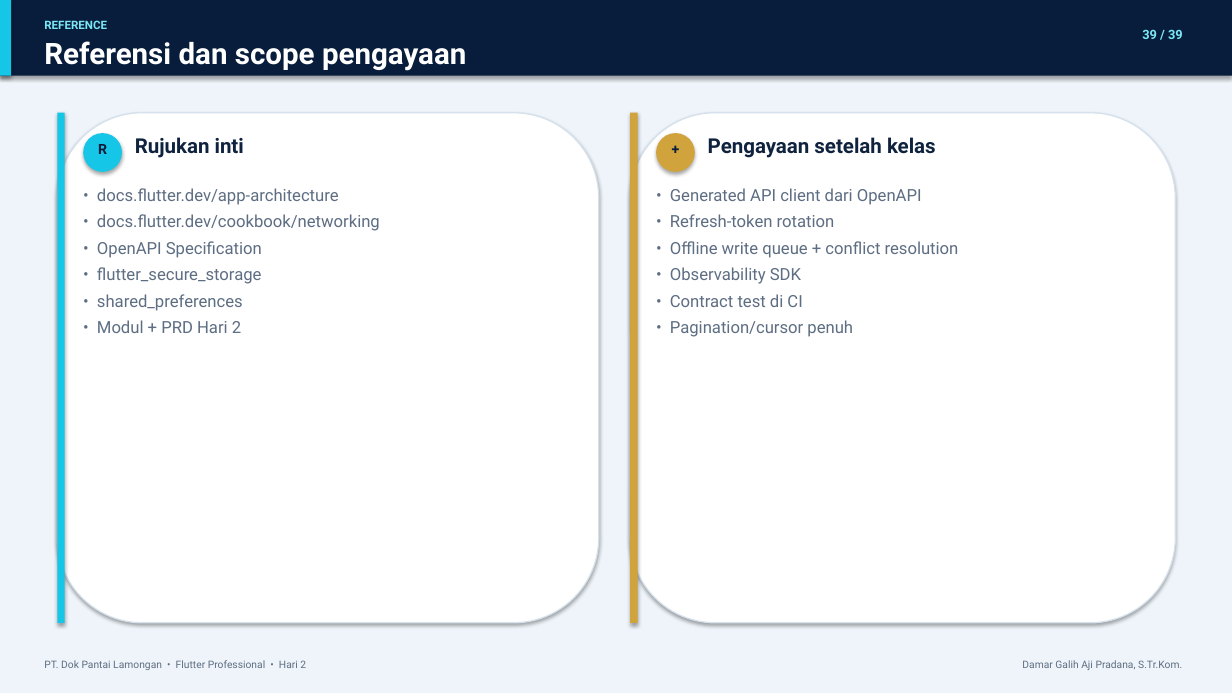
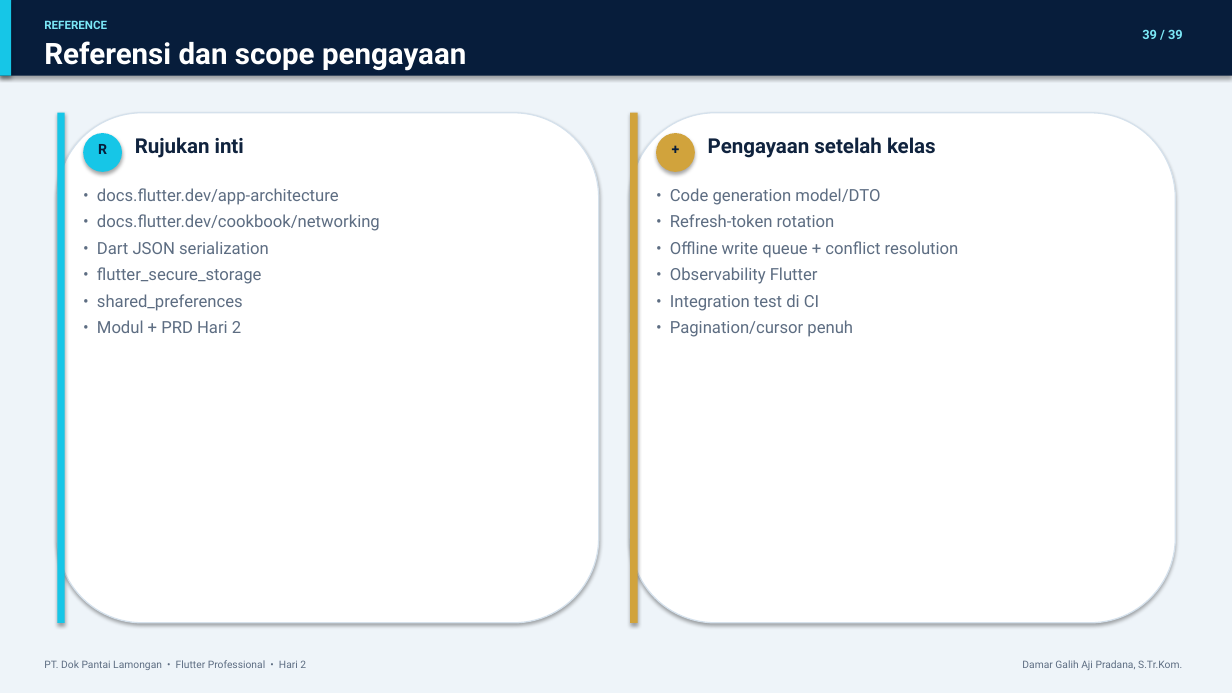
Before and after one commit to D4marp/Inspection-APi, a slide deck: slide 39 of Hari_2_Flutter_Professional.pptx. Drawn at 1232x693 pixels with LibreOffice and Linux fonts; fonts in the diff are those of the drawing. Boxes give left, top, right and bottom in pixels: in the first picture for what was removed or moved away, otherwise in the second. Text is boxed around its words. In the diff, an @@ line names an element or a change of style, - is before the commit and + after.

Commit message:
Refocus day 2 and 3 materials on Flutter

```diff
--- a/Hari_2_Flutter_Professional.pptx
+++ b/Hari_2_Flutter_Professional.pptx
@@ text at bbox=[670, 188, 880, 205]: text changed @@
-• Generated API client dari OpenAPI
+• Code generation model/DTO
@@ text at bbox=[97, 241, 269, 254]: text changed @@
-• OpenAPI Specification
+• Dart JSON serialization
@@ text at bbox=[670, 267, 819, 311]: text changed @@
-• Observability SDK
-• Contract test di CI
+• Observability Flutter
+• Integration test di CI
```
Also in this commit, not shown: 13 other slides changed, 14 other files.
